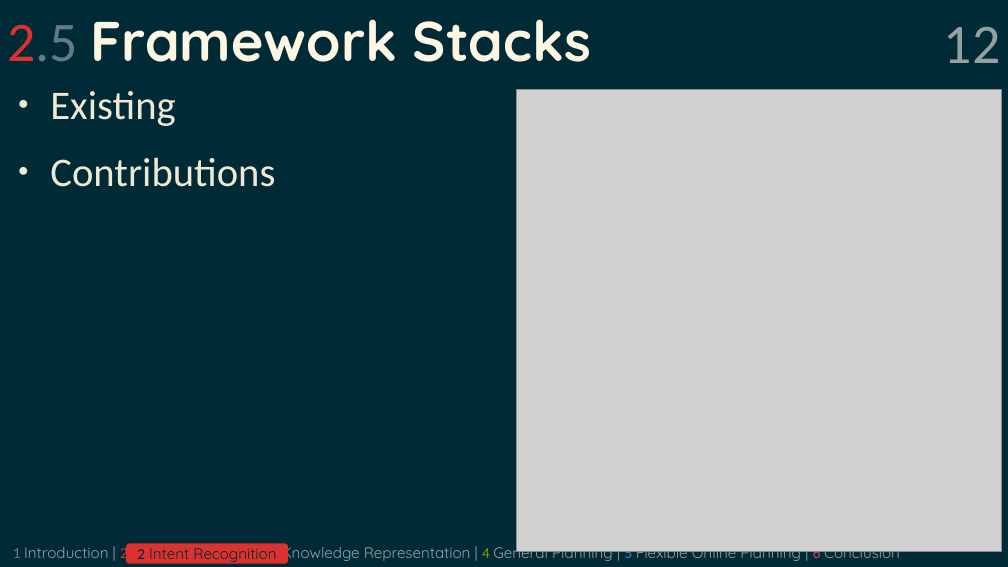
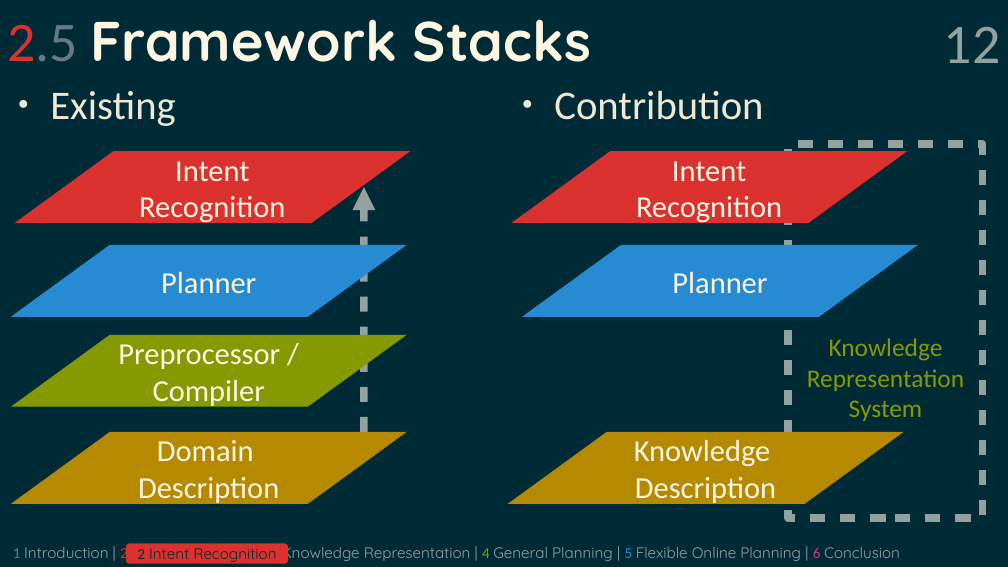
Before and after one commit to grea09/gennio, a slide deck: slide 12 of doc/defense.odp. Drawn at 1008x567 pixels with LibreOffice and Linux fonts; fonts in the diff are those of the drawing; grey boxes stand for pictures. Boxes give left, top, right and bottom in pixels: in the first picture for what was removed or moved away, otherwise in the second. Text is boxed around its words. In the diff, an @@ line names an element or a change of style, - is before the commit and + after.

```diff
--- a/doc/defense.odp
+++ b/doc/defense.odp
@@ picture removed at (517, 90, 1002, 552) @@
@@ text added at (554, 90, 763, 120), 32 pt, text #EEE8D5 @@
+● Contribution
@@ rectangle added at (788, 144, 983, 518), outline #93A1A1 6.01 pt, 20 pt, text #859900 @@
+Knowledge
+Representation
+System
@@ parallelogram added at (15, 151, 411, 223), fill #DC322F, 24 pt, text #FDF6E3 @@
+Intent
+Recognition
@@ text at (50, 157, 275, 187): paragraph removed @@
-● Contributions
@@ parallelogram added at (511, 151, 907, 223), fill #DC322F, 24 pt, text #FDF6E3 @@
+Intent
+Recognition
@@ arrow added from (364, 432) to (364, 188), #93A1A1 6.01 pt @@
@@ parallelogram added at (11, 245, 407, 317), fill #268BD2, 24 pt, text #FDF6E3 @@
+Planner
@@ parallelogram added at (522, 245, 918, 317), fill #268BD2, 24 pt, text #FDF6E3 @@
+Planner
@@ parallelogram added at (11, 335, 407, 407), fill #859900, 24 pt, text #FDF6E3 @@
+Preprocessor /
+Compiler
@@ parallelogram added at (11, 432, 407, 504), fill #B58900, 24 pt, text #FDF6E3 @@
+Domain
+Description
@@ parallelogram added at (508, 432, 904, 504), fill #B58900, 24 pt, text #FDF6E3 @@
+Knowledge
+Description
```
Also in this commit, not shown: 20 other slides changed, 2 slides added, 2 slides removed, 1 other file.
